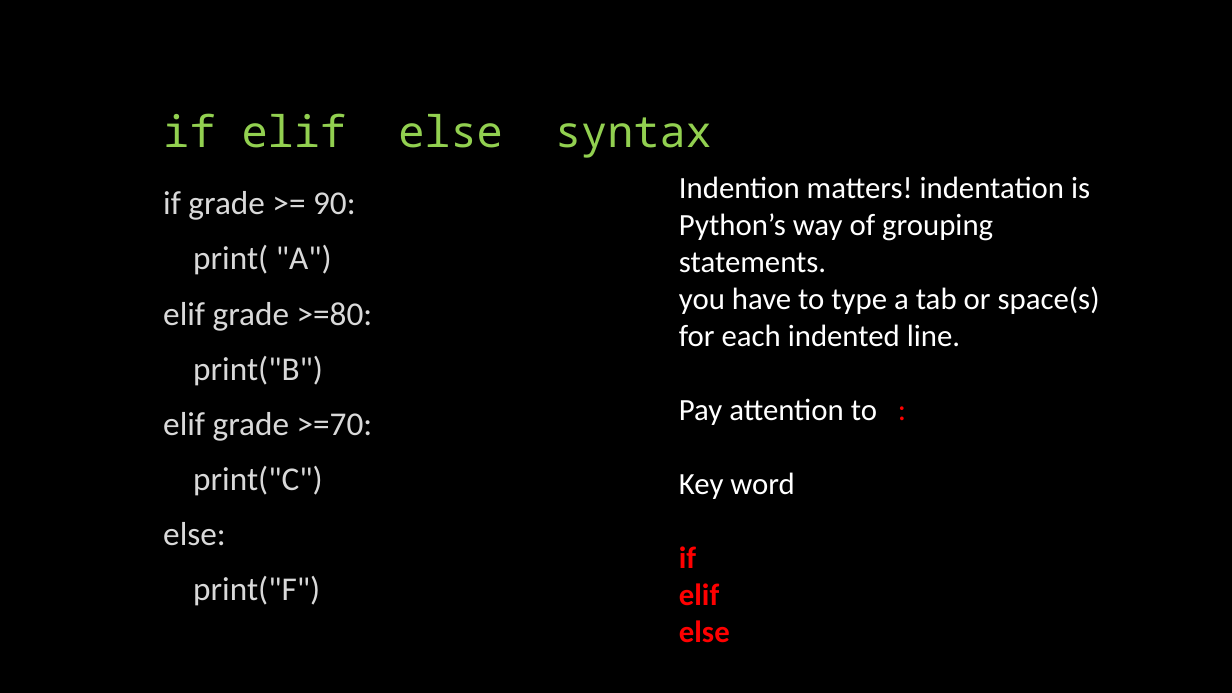
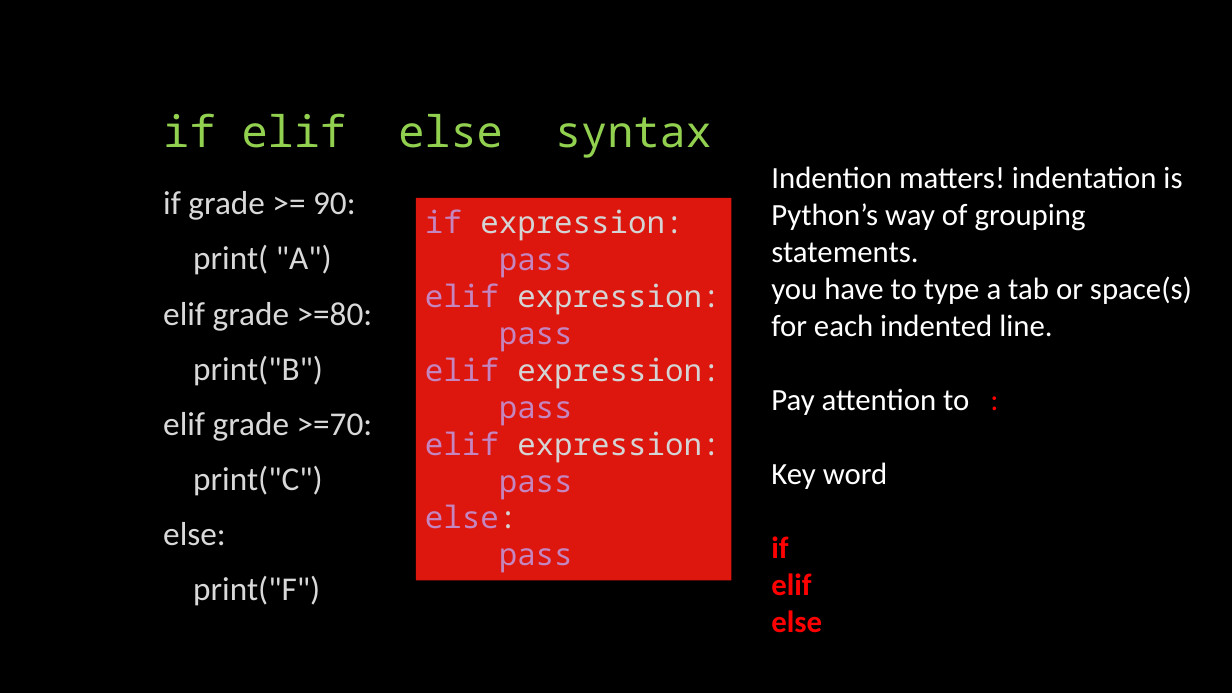
Before and after one commit to yilianz/CSCI125, a slide deck: slide 9 of LectureNotes/PythonControlStructure.pptx (slide 4 before the commit). Drawn at 1232x693 pixels with LibreOffice and Linux fonts; fonts in the diff are those of the drawing. Boxes give left, top, right and bottom in pixels: in the first picture for what was removed or moved away, otherwise in the second. Text is boxed around its words. In the diff, an @@ line names an element or a change of style, - is before the commit and + after.

```diff
--- a/LectureNotes/PythonControlStructure.pptx
+++ b/LectureNotes/PythonControlStructure.pptx
@@ text "Indention matters! indentation is Python’s ...": place and size @@
-text "Indention matters! indentation is Python’s ..." at box(679, 176, 1100, 643)
+text "Indention matters! indentation is Python’s ..." at box(771, 166, 1192, 633)
@@ rectangle added at box(416, 198, 732, 580), fill #DD160E, 24 pt, text #D4D4D4 @@
+if expression:
+pass
+elif expression:
+pass
+elif expression:
+pass
+elif expression:
+pass
+else:
+pass
```
Also in this commit, not shown: 4 other slides changed, 10 slides added, 2 other files.
